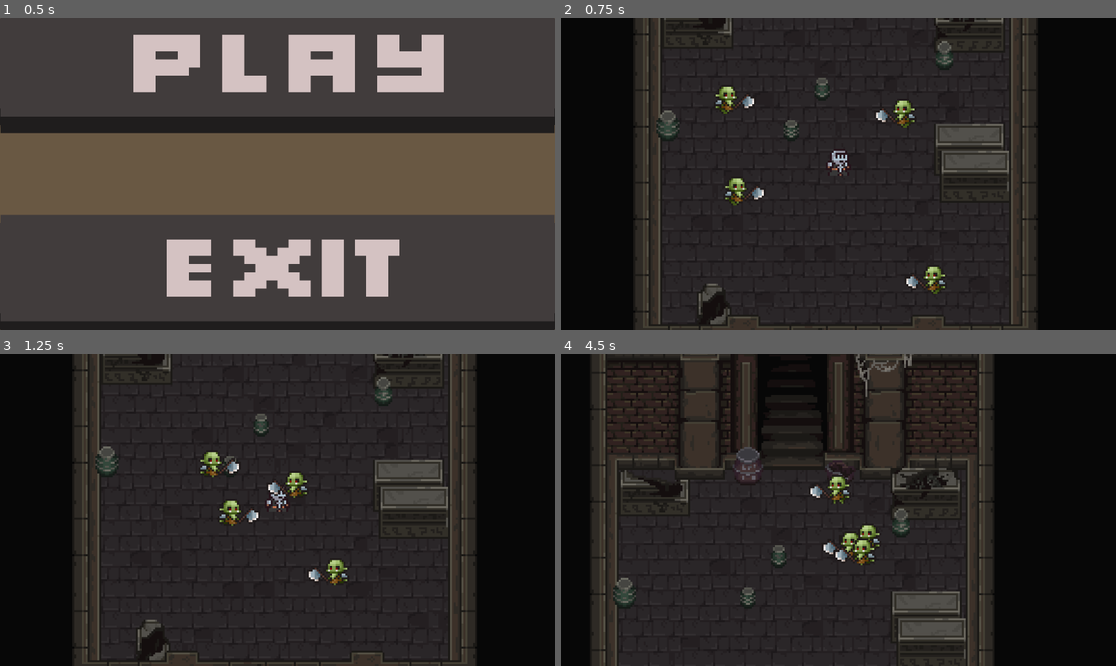
Above: before the commit, frames 1-4 (two rows, left to right).
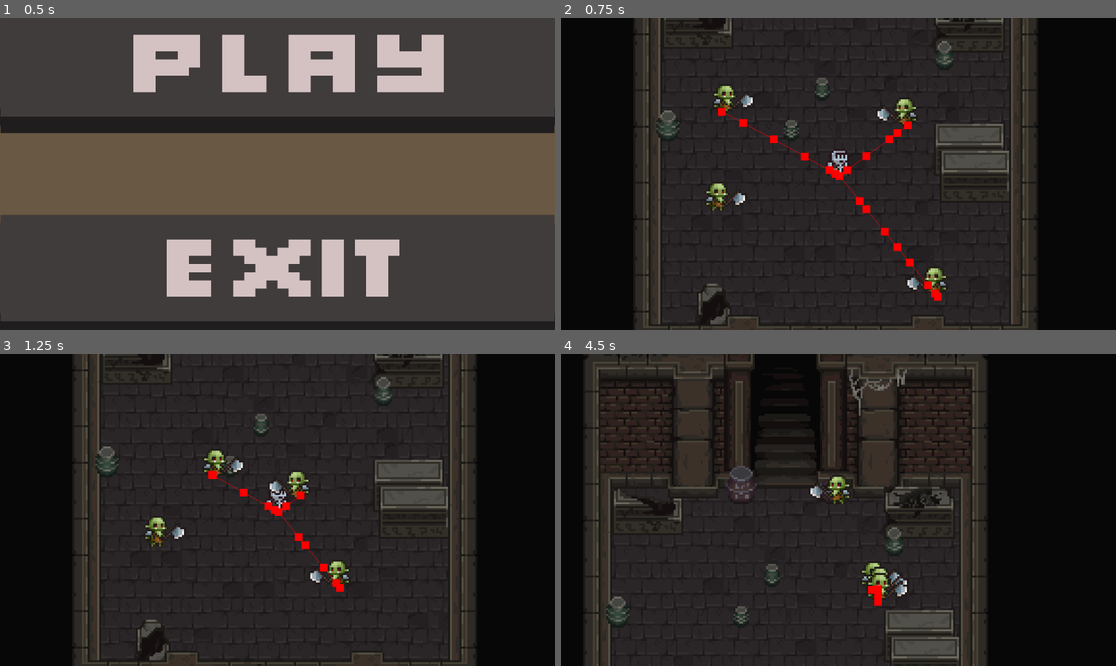
Above: after the commit, the same moments.

Repository: tlombardot/Mizofania
Game: Godot game, scene res://scenes/menu.tscn
Two runs of this game, one before a commit and one after it. Both use one fixed random seed, a clock stepped at 60 frames per second and the inputs below.
Inputs (mouse positions are in pixels of both pictures, inside the frame that each line leads up to):
- Up to frame 1 (0.5 s): no input
- Up to frame 2 (0.75 s): click (783, 92) at 0.5 s
- Up to frame 3 (1.25 s): no input
- Up to frame 4 (4.5 s): tap Enter (ui_accept) at 1.25, 1.52, 2.27, 3.77 s; move the mouse to (960, 494) at 1.27 s; hold D (droite) 1.28-2.03 s; move the mouse to (727, 525) at 2.02 s; hold S (bas) 2.03-2.78 s; move the mouse to (894, 441) at 2.77 s; hold D (droite) 2.78-3.53 s; move the mouse to (810, 572) at 3.52 s; hold W (haut) 3.53-4.28 s; move the mouse to (1005, 556) at 4.27 s; hold A (gauche) from 4.28 s (still down)

Frame 1 is identical in both runs. In frame 2, 2.0% of the frame differs, in the area x 26-70%, y 21-91%; in frame 3, 1.8%; in frame 4, 17%, in the area x 4-78%, y 0-100%.

Commit message:
Feat: Add Pathfinding

Diff:
--- a/scenes/game.tscn
+++ b/scenes/game.tscn
@@ -330,6 +330,52 @@
 0:15/0 = 0
 1:15/0 = 0
 2:15/0 = 0
+
+[sub_resource type="NavigationPolygon" id="NavigationPolygon_p57ef"]
+outlines = Array[PackedVector2Array]([PackedVector2Array(8, -8, 8, -8, 8, 8, 8, 8)])
+agent_radius = 0.0
+
+[sub_resource type="NavigationPolygon" id="NavigationPolygon_u5sy4"]
+vertices = PackedVector2Array(8, 8, -8, 8, -8, -8, 8, -8)
+polygons = Array[PackedInt32Array]([PackedInt32Array(0, 1, 2, 3)])
+outlines = Array[PackedVector2Array]([PackedVector2Array(-8, -8, 8, -8, 8, 8, -8, 8)])
+agent_radius = 0.0
+
+[sub_resource type="NavigationPolygon" id="NavigationPolygon_gee14"]
+vertices = PackedVector2Array(8, 8, -8, 8, -8, -8, 8, -8)
+polygons = Array[PackedInt32Array]([PackedInt32Array(0, 1, 2, 3)])
+outlines = Array[PackedVector2Array]([PackedVector2Array(-8, -8, 8, -8, 8, 8, -8, 8)])
+agent_radius = 0.0
+
+[sub_resource type="NavigationPolygon" id="NavigationPolygon_0tnpc"]
+vertices = PackedVector2Array(8, 8, -8, 8, -8, -8, 8, -8)
+polygons = Array[PackedInt32Array]([PackedInt32Array(0, 1, 2, 3)])
+outlines = Array[PackedVector2Array]([PackedVector2Array(-8, -8, 8, -8, 8, 8, -8, 8)])
+agent_radius = 0.0
+
+[sub_resource type="NavigationPolygon" id="NavigationPolygon_vtaks"]
+vertices = PackedVector2Array(8, 8, -8, 8, -8, -8, 8, -8)
+polygons = Array[PackedInt32Array]([PackedInt32Array(0, 1, 2, 3)])
+outlines = Array[PackedVector2Array]([PackedVector2Array(-8, -8, 8, -8, 8, 8, -8, 8)])
+agent_radius = 0.0
+
+[sub_resource type="NavigationPolygon" id="NavigationPolygon_kvpfn"]
+vertices = PackedVector2Array(8, 8, -8, 8, -8, -8, 8, -8)
+polygons = Array[PackedInt32Array]([PackedInt32Array(0, 1, 2, 3)])
+outlines = Array[PackedVector2Array]([PackedVector2Array(-8, -8, 8, -8, 8, 8, -8, 8)])
+agent_radius = 0.0
+
+[sub_resource type="NavigationPolygon" id="NavigationPolygon_dinhu"]
+vertices = PackedVector2Array(8, 8, -8, 8, -8, -8, 8, -8)
+polygons = Array[PackedInt32Array]([PackedInt32Array(0, 1, 2, 3)])
+outlines = Array[PackedVector2Array]([PackedVector2Array(-8, -8, 8, -8, 8, 8, -8, 8)])
+agent_radius = 0.0
+
+[sub_resource type="NavigationPolygon" id="NavigationPolygon_kvuet"]
+vertices = PackedVector2Array(8, 8, -8, 8, -8, -8, 8, -8)
+polygons = Array[PackedInt32Array]([PackedInt32Array(0, 1, 2, 3)])
+outlines = Array[PackedVector2Array]([PackedVector2Array(-8, -8, 8, -8, 8, 8, -8, 8)])
+agent_radius = 0.0
 
 [sub_resource type="TileSetAtlasSource" id="TileSetAtlasSource_vtaks"]
 texture = ExtResource("4_u5sy4")
@@ -761,17 +807,29 @@
 40:13/0 = 0
 41:13/0 = 0
 46:13/0 = 0
+46:13/0/navigation_layer_0/polygon = SubResource("NavigationPolygon_u5sy4")
 47:13/0 = 0
+47:13/0/navigation_layer_0/polygon = SubResource("NavigationPolygon_gee14")
 49:13/0 = 0
+49:13/0/navigation_layer_0/polygon = SubResource("NavigationPolygon_gee14")
 50:13/0 = 0
+50:13/0/navigation_layer_0/polygon = SubResource("NavigationPolygon_gee14")
 52:13/0 = 0
+52:13/0/navigation_layer_0/polygon = SubResource("NavigationPolygon_gee14")
 53:13/0 = 0
+53:13/0/navigation_layer_0/polygon = SubResource("NavigationPolygon_gee14")
 55:13/0 = 0
+55:13/0/navigation_layer_0/polygon = SubResource("NavigationPolygon_gee14")
 56:13/0 = 0
+56:13/0/navigation_layer_0/polygon = SubResource("NavigationPolygon_gee14")
 58:13/0 = 0
+58:13/0/navigation_layer_0/polygon = SubResource("NavigationPolygon_gee14")
 59:13/0 = 0
+59:13/0/navigation_layer_0/polygon = SubResource("NavigationPolygon_gee14")
 61:13/0 = 0
+61:13/0/navigation_layer_0/polygon = SubResource("NavigationPolygon_gee14")
 62:13/0 = 0
+62:13/0/navigation_layer_0/polygon = SubResource("NavigationPolygon_gee14")
 3:14/0 = 0
 4:14/0 = 0
 5:14/0 = 0
@@ -804,17 +862,29 @@
 40:14/0 = 0
 41:14/0 = 0
 46:14/0 = 0
+46:14/0/navigation_layer_0/polygon = SubResource("NavigationPolygon_gee14")
 47:14/0 = 0
+47:14/0/navigation_layer_0/polygon = SubResource("NavigationPolygon_0tnpc")
 49:14/0 = 0
+49:14/0/navigation_layer_0/polygon = SubResource("NavigationPolygon_gee14")
 50:14/0 = 0
+50:14/0/navigation_layer_0/polygon = SubResource("NavigationPolygon_gee14")
 52:14/0 = 0
+52:14/0/navigation_layer_0/polygon = SubResource("NavigationPolygon_gee14")
 53:14/0 = 0
+53:14/0/navigation_layer_0/polygon = SubResource("NavigationPolygon_gee14")
 55:14/0 = 0
+55:14/0/navigation_layer_0/polygon = SubResource("NavigationPolygon_gee14")
 56:14/0 = 0
+56:14/0/navigation_layer_0/polygon = SubResource("NavigationPolygon_gee14")
 58:14/0 = 0
+58:14/0/navigation_layer_0/polygon = SubResource("NavigationPolygon_gee14")
 59:14/0 = 0
+59:14/0/navigation_layer_0/polygon = SubResource("NavigationPolygon_gee14")
 61:14/0 = 0
+61:14/0/navigation_layer_0/polygon = SubResource("NavigationPolygon_gee14")
 62:14/0 = 0
+62:14/0/navigation_layer_0/polygon = SubResource("NavigationPolygon_gee14")
 3:15/0 = 0
 4:15/0 = 0
 5:15/0 = 0
@@ -847,17 +917,29 @@
 40:15/0 = 0
 41:15/0 = 0
 46:15/0 = 0
+46:15/0/navigation_layer_0/polygon = SubResource("NavigationPolygon_0tnpc")
 47:15/0 = 0
+47:15/0/navigation_layer_0/polygon = SubResource("NavigationPolygon_kvuet")
 49:15/0 = 0
+49:15/0/navigation_layer_0/polygon = SubResource("NavigationPolygon_gee14")
 50:15/0 = 0
+50:15/0/navigation_layer_0/polygon = SubResource("NavigationPolygon_gee14")
 52:15/0 = 0
+52:15/0/navigation_layer_0/polygon = SubResource("NavigationPolygon_gee14")
 53:15/0 = 0
+53:15/0/navigation_layer_0/polygon = SubResource("NavigationPolygon_gee14")
 55:15/0 = 0
+55:15/0/navigation_layer_0/polygon = SubResource("NavigationPolygon_gee14")
 56:15/0 = 0
+56:15/0/navigation_layer_0/polygon = SubResource("NavigationPolygon_gee14")
 58:15/0 = 0
+58:15/0/navigation_layer_0/polygon = SubResource("NavigationPolygon_gee14")
 59:15/0 = 0
+59:15/0/navigation_layer_0/polygon = SubResource("NavigationPolygon_gee14")
 61:15/0 = 0
+61:15/0/navigation_layer_0/polygon = SubResource("NavigationPolygon_gee14")
 62:15/0 = 0
+62:15/0/navigation_layer_0/polygon = SubResource("NavigationPolygon_gee14")
 3:16/0 = 0
 4:16/0 = 0
 5:16/0 = 0
@@ -915,17 +997,29 @@
 42:17/0 = 0
 43:17/0 = 0
 46:17/0 = 0
+46:17/0/navigation_layer_0/polygon = SubResource("NavigationPolygon_gee14")
 47:17/0 = 0
+47:17/0/navigation_layer_0/polygon = SubResource("NavigationPolygon_gee14")
 49:17/0 = 0
+49:17/0/navigation_layer_0/polygon = SubResource("NavigationPolygon_gee14")
 50:17/0 = 0
+50:17/0/navigation_layer_0/polygon = SubResource("NavigationPolygon_gee14")
 52:17/0 = 0
+52:17/0/navigation_layer_0/polygon = SubResource("NavigationPolygon_gee14")
 53:17/0 = 0
+53:17/0/navigation_layer_0/polygon = SubResource("NavigationPolygon_gee14")
 55:17/0 = 0
+55:17/0/navigation_layer_0/polygon = SubResource("NavigationPolygon_gee14")
 56:17/0 = 0
+56:17/0/navigation_layer_0/polygon = SubResource("NavigationPolygon_gee14")
 58:17/0 = 0
+58:17/0/navigation_layer_0/polygon = SubResource("NavigationPolygon_gee14")
 59:17/0 = 0
+59:17/0/navigation_layer_0/polygon = SubResource("NavigationPolygon_gee14")
 61:17/0 = 0
+61:17/0/navigation_layer_0/polygon = SubResource("NavigationPolygon_gee14")
 62:17/0 = 0
+62:17/0/navigation_layer_0/polygon = SubResource("NavigationPolygon_gee14")
 5:18/0 = 0
 6:18/0 = 0
 7:18/0 = 0
@@ -956,17 +1050,29 @@
 43:18/0 = 0
 44:18/0 = 0
 46:18/0 = 0
+46:18/0/navigation_layer_0/polygon = SubResource("NavigationPolygon_gee14")
 47:18/0 = 0
+47:18/0/navigation_layer_0/polygon = SubResource("NavigationPolygon_gee14")
 49:18/0 = 0
+49:18/0/navigation_layer_0/polygon = SubResource("NavigationPolygon_gee14")
 50:18/0 = 0
+50:18/0/navigation_layer_0/polygon = SubResource("NavigationPolygon_gee14")
 52:18/0 = 0
+52:18/0/navigation_layer_0/polygon = SubResource("NavigationPolygon_gee14")
 53:18/0 = 0
+53:18/0/navigation_layer_0/polygon = SubResource("NavigationPolygon_gee14")
 55:18/0 = 0
+55:18/0/navigation_layer_0/polygon = SubResource("NavigationPolygon_gee14")
 56:18/0 = 0
+56:18/0/navigation_layer_0/polygon = SubResource("NavigationPolygon_gee14")
 58:18/0 = 0
+58:18/0/navigation_layer_0/polygon = SubResource("NavigationPolygon_gee14")
 59:18/0 = 0
+59:18/0/navigation_layer_0/polygon = SubResource("NavigationPolygon_gee14")
 61:18/0 = 0
+61:18/0/navigation_layer_0/polygon = SubResource("NavigationPolygon_gee14")
 62:18/0 = 0
+62:18/0/navigation_layer_0/polygon = SubResource("NavigationPolygon_gee14")
 5:19/0 = 0
 6:19/0 = 0
 7:19/0 = 0
@@ -996,6 +1102,7 @@
 42:19/0 = 0
 43:19/0 = 0
 44:19/0 = 0
+44:19/0/navigation_layer_0/polygon = SubResource("NavigationPolygon_p57ef")
 26:20/0 = 0
 38:20/0 = 0
 39:20/0 = 0
@@ -1004,17 +1111,29 @@
 42:20/0 = 0
 43:20/0 = 0
 46:20/0 = 0
+46:20/0/navigation_layer_0/polygon = SubResource("NavigationPolygon_gee14")
 47:20/0 = 0
+47:20/0/navigation_layer_0/polygon = SubResource("NavigationPolygon_gee14")
 49:20/0 = 0
+49:20/0/navigation_layer_0/polygon = SubResource("NavigationPolygon_gee14")
 50:20/0 = 0
+50:20/0/navigation_layer_0/polygon = SubResource("NavigationPolygon_gee14")
 52:20/0 = 0
+52:20/0/navigation_layer_0/polygon = SubResource("NavigationPolygon_gee14")
 53:20/0 = 0
+53:20/0/navigation_layer_0/polygon = SubResource("NavigationPolygon_gee14")
 55:20/0 = 0
+55:20/0/navigation_layer_0/polygon = SubResource("NavigationPolygon_gee14")
 56:20/0 = 0
+56:20/0/navigation_layer_0/polygon = SubResource("NavigationPolygon_gee14")
 58:20/0 = 0
+58:20/0/navigation_layer_0/polygon = SubResource("NavigationPolygon_gee14")
 59:20/0 = 0
+59:20/0/navigation_layer_0/polygon = SubResource("NavigationPolygon_vtaks")
 61:20/0 = 0
+61:20/0/navigation_layer_0/polygon = SubResource("NavigationPolygon_vtaks")
 62:20/0 = 0
+62:20/0/navigation_layer_0/polygon = SubResource("NavigationPolygon_vtaks")
 1:21/0 = 0
 2:21/0 = 0
 3:21/0 = 0
@@ -1051,17 +1170,29 @@
 42:21/0 = 0
 43:21/0 = 0
 46:21/0 = 0
+46:21/0/navigation_layer_0/polygon = SubResource("NavigationPolygon_vtaks")
 47:21/0 = 0
+47:21/0/navigation_layer_0/polygon = SubResource("NavigationPolygon_vtaks")
 49:21/0 = 0
+49:21/0/navigation_layer_0/polygon = SubResource("NavigationPolygon_vtaks")
 50:21/0 = 0
+50:21/0/navigation_layer_0/polygon = SubResource("NavigationPolygon_vtaks")
 52:21/0 = 0
+52:21/0/navigation_layer_0/polygon = SubResource("NavigationPolygon_vtaks")
 53:21/0 = 0
+53:21/0/navigation_layer_0/polygon = SubResource("NavigationPolygon_vtaks")
 55:21/0 = 0
+55:21/0/navigation_layer_0/polygon = SubResource("NavigationPolygon_vtaks")
 56:21/0 = 0
+56:21/0/navigation_layer_0/polygon = SubResource("NavigationPolygon_vtaks")
 58:21/0 = 0
+58:21/0/navigation_layer_0/polygon = SubResource("NavigationPolygon_vtaks")
 59:21/0 = 0
+59:21/0/navigation_layer_0/polygon = SubResource("NavigationPolygon_vtaks")
 61:21/0 = 0
+61:21/0/navigation_layer_0/polygon = SubResource("NavigationPolygon_vtaks")
 62:21/0 = 0
+62:21/0/navigation_layer_0/polygon = SubResource("NavigationPolygon_vtaks")
 1:22/0 = 0
 2:22/0 = 0
 3:22/0 = 0
@@ -1120,17 +1251,29 @@
 26:23/0 = 0
 27:23/0 = 0
 46:23/0 = 0
+46:23/0/navigation_layer_0/polygon = SubResource("NavigationPolygon_kvpfn")
 47:23/0 = 0
+47:23/0/navigation_layer_0/polygon = SubResource("NavigationPolygon_vtaks")
 49:23/0 = 0
+49:23/0/navigation_layer_0/polygon = SubResource("NavigationPolygon_vtaks")
 50:23/0 = 0
+50:23/0/navigation_layer_0/polygon = SubResource("NavigationPolygon_vtaks")
 52:23/0 = 0
+52:23/0/navigation_layer_0/polygon = SubResource("NavigationPolygon_vtaks")
 53:23/0 = 0
+53:23/0/navigation_layer_0/polygon = SubResource("NavigationPolygon_vtaks")
 55:23/0 = 0
+55:23/0/navigation_layer_0/polygon = SubResource("NavigationPolygon_vtaks")
 56:23/0 = 0
+56:23/0/navigation_layer_0/polygon = SubResource("NavigationPolygon_vtaks")
 58:23/0 = 0
+58:23/0/navigation_layer_0/polygon = SubResource("NavigationPolygon_vtaks")
 59:23/0 = 0
+59:23/0/navigation_layer_0/polygon = SubResource("NavigationPolygon_vtaks")
 61:23/0 = 0
+61:23/0/navigation_layer_0/polygon = SubResource("NavigationPolygon_vtaks")
 62:23/0 = 0
+62:23/0/navigation_layer_0/polygon = SubResource("NavigationPolygon_vtaks")
 1:24/0 = 0
 2:24/0 = 0
 3:24/0 = 0
@@ -1152,17 +1295,29 @@
 40:24/0 = 0
 41:24/0 = 0
 46:24/0 = 0
+46:24/0/navigation_layer_0/polygon = SubResource("NavigationPolygon_vtaks")
 47:24/0 = 0
+47:24/0/navigation_layer_0/polygon = SubResource("NavigationPolygon_vtaks")
 49:24/0 = 0
+49:24/0/navigation_layer_0/polygon = SubResource("NavigationPolygon_vtaks")
 50:24/0 = 0
+50:24/0/navigation_layer_0/polygon = SubResource("NavigationPolygon_vtaks")
 52:24/0 = 0
+52:24/0/navigation_layer_0/polygon = SubResource("NavigationPolygon_vtaks")
 53:24/0 = 0
+53:24/0/navigation_layer_0/polygon = SubResource("NavigationPolygon_vtaks")
 55:24/0 = 0
+55:24/0/navigation_layer_0/polygon = SubResource("NavigationPolygon_vtaks")
 56:24/0 = 0
+56:24/0/navigation_layer_0/polygon = SubResource("NavigationPolygon_vtaks")
 58:24/0 = 0
+58:24/0/navigation_layer_0/polygon = SubResource("NavigationPolygon_vtaks")
 59:24/0 = 0
+59:24/0/navigation_layer_0/polygon = SubResource("NavigationPolygon_vtaks")
 61:24/0 = 0
+61:24/0/navigation_layer_0/polygon = SubResource("NavigationPolygon_vtaks")
 62:24/0 = 0
+62:24/0/navigation_layer_0/polygon = SubResource("NavigationPolygon_vtaks")
 1:25/0 = 0
 2:25/0 = 0
 3:25/0 = 0
@@ -1220,17 +1375,29 @@
 41:26/0 = 0
 42:26/0 = 0
 46:26/0 = 0
+46:26/0/navigation_layer_0/polygon = SubResource("NavigationPolygon_dinhu")
 47:26/0 = 0
+47:26/0/navigation_layer_0/polygon = SubResource("NavigationPolygon_dinhu")
 48:26/0 = 0
+48:26/0/navigation_layer_0/polygon = SubResource("NavigationPolygon_dinhu")
 49:26/0 = 0
+49:26/0/navigation_layer_0/polygon = SubResource("NavigationPolygon_dinhu")
 52:26/0 = 0
+52:26/0/navigation_layer_0/polygon = SubResource("NavigationPolygon_dinhu")
 53:26/0 = 0
+53:26/0/navigation_layer_0/polygon = SubResource("NavigationPolygon_dinhu")
 54:26/0 = 0
+54:26/0/navigation_layer_0/polygon = SubResource("NavigationPolygon_dinhu")
 55:26/0 = 0
+55:26/0/navigation_layer_0/polygon = SubResource("NavigationPolygon_dinhu")
 58:26/0 = 0
+58:26/0/navigation_layer_0/polygon = SubResource("NavigationPolygon_dinhu")
 59:26/0 = 0
+59:26/0/navigation_layer_0/polygon = SubResource("NavigationPolygon_dinhu")
 60:26/0 = 0
+60:26/0/navigation_layer_0/polygon = SubResource("NavigationPolygon_dinhu")
 61:26/0 = 0
+61:26/0/navigation_layer_0/polygon = SubResource("NavigationPolygon_dinhu")
 3:27/0 = 0
 4:27/0 = 0
 5:27/0 = 0
@@ -1256,17 +1423,29 @@
 40:27/0 = 0
 41:27/0 = 0
 46:27/0 = 0
+46:27/0/navigation_layer_0/polygon = SubResource("NavigationPolygon_dinhu")
 47:27/0 = 0
+47:27/0/navigation_layer_0/polygon = SubResource("NavigationPolygon_dinhu")
 48:27/0 = 0
+48:27/0/navigation_layer_0/polygon = SubResource("NavigationPolygon_dinhu")
 49:27/0 = 0
+49:27/0/navigation_layer_0/polygon = SubResource("NavigationPolygon_dinhu")
 52:27/0 = 0
+52:27/0/navigation_layer_0/polygon = SubResource("NavigationPolygon_dinhu")
 53:27/0 = 0
+53:27/0/navigation_layer_0/polygon = SubResource("NavigationPolygon_dinhu")
 54:27/0 = 0
+54:27/0/navigation_layer_0/polygon = SubResource("NavigationPolygon_dinhu")
 55:27/0 = 0
+55:27/0/navigation_layer_0/polygon = SubResource("NavigationPolygon_dinhu")
 58:27/0 = 0
+58:27/0/navigation_layer_0/polygon = SubResource("NavigationPolygon_dinhu")
 59:27/0 = 0
+59:27/0/navigation_layer_0/polygon = SubResource("NavigationPolygon_dinhu")
 60:27/0 = 0
+60:27/0/navigation_layer_0/polygon = SubResource("NavigationPolygon_dinhu")
 61:27/0 = 0
+61:27/0/navigation_layer_0/polygon = SubResource("NavigationPolygon_dinhu")
 3:28/0 = 0
 4:28/0 = 0
 5:28/0 = 0
@@ -1282,17 +1461,29 @@
 15:28/0 = 0
 16:28/0 = 0
 46:28/0 = 0
+46:28/0/navigation_layer_0/polygon = SubResource("NavigationPolygon_dinhu")
 47:28/0 = 0
+47:28/0/navigation_layer_0/polygon = SubResource("NavigationPolygon_dinhu")
 48:28/0 = 0
+48:28/0/navigation_layer_0/polygon = SubResource("NavigationPolygon_dinhu")
 49:28/0 = 0
+49:28/0/navigation_layer_0/polygon = SubResource("NavigationPolygon_dinhu")
 52:28/0 = 0
+52:28/0/navigation_layer_0/polygon = SubResource("NavigationPolygon_dinhu")
 53:28/0 = 0
+53:28/0/navigation_layer_0/polygon = SubResource("NavigationPolygon_dinhu")
 54:28/0 = 0
+54:28/0/navigation_layer_0/polygon = SubResource("NavigationPolygon_dinhu")
 55:28/0 = 0
+55:28/0/navigation_layer_0/polygon = SubResource("NavigationPolygon_dinhu")
 58:28/0 = 0
+58:28/0/navigation_layer_0/polygon = SubResource("NavigationPolygon_dinhu")
 59:28/0 = 0
+59:28/0/navigation_layer_0/polygon = SubResource("NavigationPolygon_dinhu")
 60:28/0 = 0
+60:28/0/navigation_layer_0/polygon = SubResource("NavigationPolygon_dinhu")
 61:28/0 = 0
+61:28/0/navigation_layer_0/polygon = SubResource("NavigationPolygon_dinhu")
 3:29/0 = 0
 4:29/0 = 0
 5:29/0 = 0
@@ -1308,17 +1499,29 @@
 15:29/0 = 0
 16:29/0 = 0
 46:29/0 = 0
+46:29/0/navigation_layer_0/polygon = SubResource("NavigationPolygon_dinhu")
 47:29/0 = 0
+47:29/0/navigation_layer_0/polygon = SubResource("NavigationPolygon_dinhu")
 48:29/0 = 0
+48:29/0/navigation_layer_0/polygon = SubResource("NavigationPolygon_dinhu")
 49:29/0 = 0
+49:29/0/navigation_layer_0/polygon = SubResource("NavigationPolygon_dinhu")
 52:29/0 = 0
+52:29/0/navigation_layer_0/polygon = SubResource("NavigationPolygon_dinhu")
 53:29/0 = 0
+53:29/0/navigation_layer_0/polygon = SubResource("NavigationPolygon_dinhu")
 54:29/0 = 0
+54:29/0/navigation_layer_0/polygon = SubResource("NavigationPolygon_dinhu")
 55:29/0 = 0
+55:29/0/navigation_layer_0/polygon = SubResource("NavigationPolygon_dinhu")
 58:29/0 = 0
+58:29/0/navigation_layer_0/polygon = SubResource("NavigationPolygon_dinhu")
 59:29/0 = 0
+59:29/0/navigation_layer_0/polygon = SubResource("NavigationPolygon_dinhu")
 60:29/0 = 0
+60:29/0/navigation_layer_0/polygon = SubResource("NavigationPolygon_dinhu")
 61:29/0 = 0
+61:29/0/navigation_layer_0/polygon = SubResource("NavigationPolygon_dinhu")
 3:30/0 = 0
 4:30/0 = 0
 5:30/0 = 0
@@ -1360,12 +1563,13 @@
 
 [sub_resource type="TileSet" id="TileSet_lbhrr"]
 physics_layer_0/collision_layer = 1
+navigation_layer_0/layers = 1
 sources/0 = SubResource("TileSetAtlasSource_lnu2h")
 sources/1 = SubResource("TileSetAtlasSource_gee14")
 sources/2 = SubResource("TileSetAtlasSource_0tnpc")
 sources/3 = SubResource("TileSetAtlasSource_vtaks")
 
-[sub_resource type="TileSetAtlasSource" id="TileSetAtlasSource_yqjtg"]
+[sub_resource type="TileSetAtlasSource" id="TileSetAtlasSource_p57ef"]
 texture = ExtResource("2_yqjtg")
 0:0/0 = 0
 0:0/0/physics_layer_0/polygon_0/points = PackedVector2Array(0.98664856, -8, 8, -8, 8, 8, 0.9542999, 8)
@@ -4622,6 +4826,7 @@
 
 [sub_resource type="TileSet" id="TileSet_wqnns"]
 physics_layer_0/collision_layer = 1
+navigation_layer_0/layers = 1
 sources/0 = SubResource("TileSetAtlasSource_kxt62")
 sources/1 = SubResource("TileSetAtlasSource_r18ti")
 
--- a/scenes/orc.tscn
+++ b/scenes/orc.tscn
@@ -116,7 +116,7 @@
 }]
 
 [sub_resource type="RectangleShape2D" id="RectangleShape2D_2byfh"]
-size = Vector2(13, 3)
+size = Vector2(5, 3)
 
 [node name="Orc" type="CharacterBody2D" unique_id=608689109 groups=["ennemi"]]
 z_index = 1
@@ -131,5 +131,17 @@
 frame_progress = 0.24142131
 
 [node name="CollisionShape2D" type="CollisionShape2D" parent="." unique_id=1532172233]
-position = Vector2(0, -1)
+position = Vector2(0.5, -1)
 shape = SubResource("RectangleShape2D_2byfh")
+
+[node name="NavigationAgent2D" type="NavigationAgent2D" parent="." unique_id=477617216]
+target_desired_distance = 20.0
+debug_enabled = true
+
+[node name="RayCast2D" type="RayCast2D" parent="." unique_id=964472646]
+position = Vector2(0, -31)
+target_position = Vector2(0, 31)
+
+[node name="Timer" type="Timer" parent="." unique_id=1033635358]
+wait_time = 5.0
+one_shot = true
--- a/scripts/orc.gd
+++ b/scripts/orc.gd
@@ -1,33 +1,85 @@
 extends CharacterBody2D
 
 @export var speed = 60
-@export var detection_range = 200
+@export var vision_range = 200
+
+# États de l'ennemi
+enum State { IDLE, CHASE, SEARCH }
+var current_state = State.IDLE
 
 var player = null
+var last_known_position = Vector2.ZERO
+
 @onready var sprite = $AnimatedSprite2D
+@onready var nav_agent = $NavigationAgent2D
+@onready var raycast = $RayCast2D
+@onready var timer_memoire = $Timer
 
 func _ready():
-	#Au démarrage on essaye de trouver le joueur
+	# On cherche le joueur
 	player = get_tree().get_first_node_in_group("player")
 
+	# Réglage du pathfindingqs
+	nav_agent.path_desired_distance = 4.0
+	nav_agent.target_desired_distance = 4.0
+
+	# Configuration du Timer
+	timer_memoire.timeout.connect(_on_memory_timeout)
+	raycast.add_exception(self)
+
 func _physics_process(delta):
-	#Si le joueur existe
-	if player:
-		var distance = global_position.distance_to(player.global_position)
-		# Si le joueur est trop proche
-		if distance < detection_range:
-			var direction = (player.global_position - global_position).normalized()
-			velocity = direction * speed
-			if direction.x < 0:
-				sprite.flip_h = true
-			else:
-				sprite.flip_h = false
-		else:
+	if !player: return
+
+	#GESTION DE LA VUE (Raycast)
+	var distance = global_position.distance_to(player.global_position)
+	var can_see_player = false
+	var cible_visuelle = player.global_position + Vector2(0, -15)
+	# On pointe le laser vers le joueur
+	raycast.target_position = to_local(cible_visuelle)
+	raycast.force_raycast_update()
+
+	# SI le joueur est assez près ET que le laser ne touche PAS de mur
+	if distance < vision_range and not raycast.is_colliding():
+		can_see_player = true
+
+	#Changement d'état
+	if can_see_player:
+		current_state = State.CHASE
+		timer_memoire.stop()
+		last_known_position = player.global_position
+	elif current_state == State.CHASE and !can_see_player:
+		# On pert le joueur de vue !
+		current_state = State.SEARCH
+		timer_memoire.start() # On lance le chrono de 5 secondes
+		print("Je t'ai perdu ! Je cherche encore 5s...")
+
+	#MOUVEMENT
+	match current_state:
+		State.IDLE:
 			velocity = Vector2.ZERO
-		#Changement d'animation
-		if velocity.length() > 0:
-			sprite.play("walk")
-		else:
 			sprite.play("idle")
 
-		move_and_slide()
+		State.CHASE, State.SEARCH:
+			# Si on chasse ou cherche, on va vers la cible
+			nav_agent.target_position = last_known_position
+
+			if nav_agent.is_navigation_finished():
+				velocity = Vector2.ZERO
+				sprite.play("idle")
+			else:
+				# C'est ici que le pathfinding opère
+				var next_path_pos = nav_agent.get_next_path_position()
+				var direction = global_position.direction_to(next_path_pos)
+				velocity = direction * speed
+				sprite.play("walk")
+
+				# Gestion Flip
+				if velocity.x < 0: sprite.flip_h = true
+				elif velocity.x > 0: sprite.flip_h = false
+
+	move_and_slide()
+
+# Quand les 5 secondes sont finies
+func _on_memory_timeout():
+	print("Bon, il est parti. J'arrête.")
+	current_state = State.IDLE
Not shown: 3 places in scenes/game.tscn that only renumber resources
Not shown: 1 places in scenes/orc.tscn that only renumber resources
